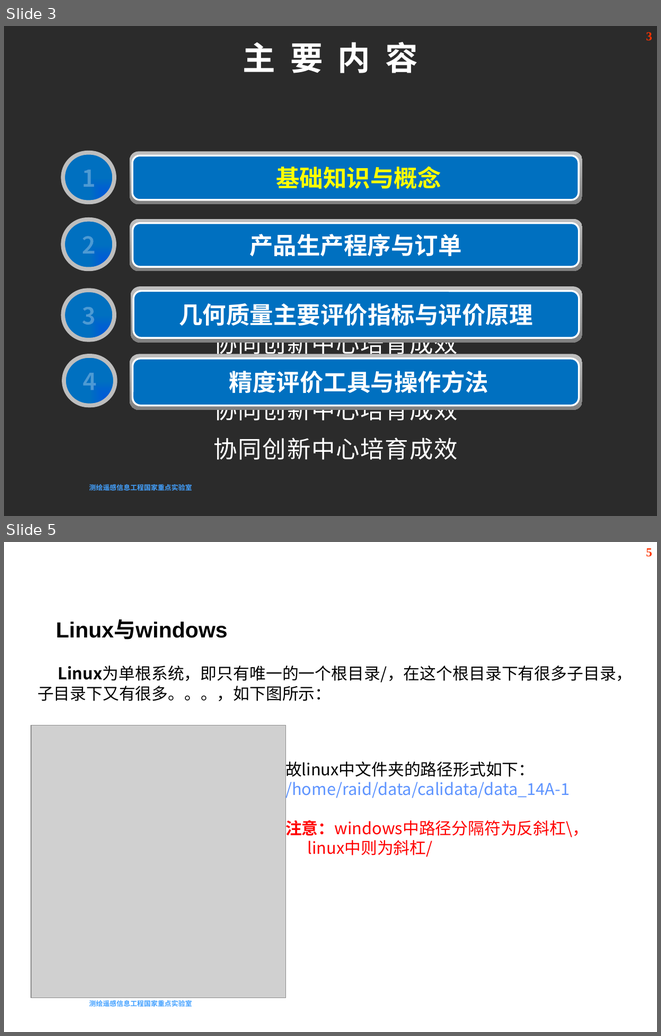
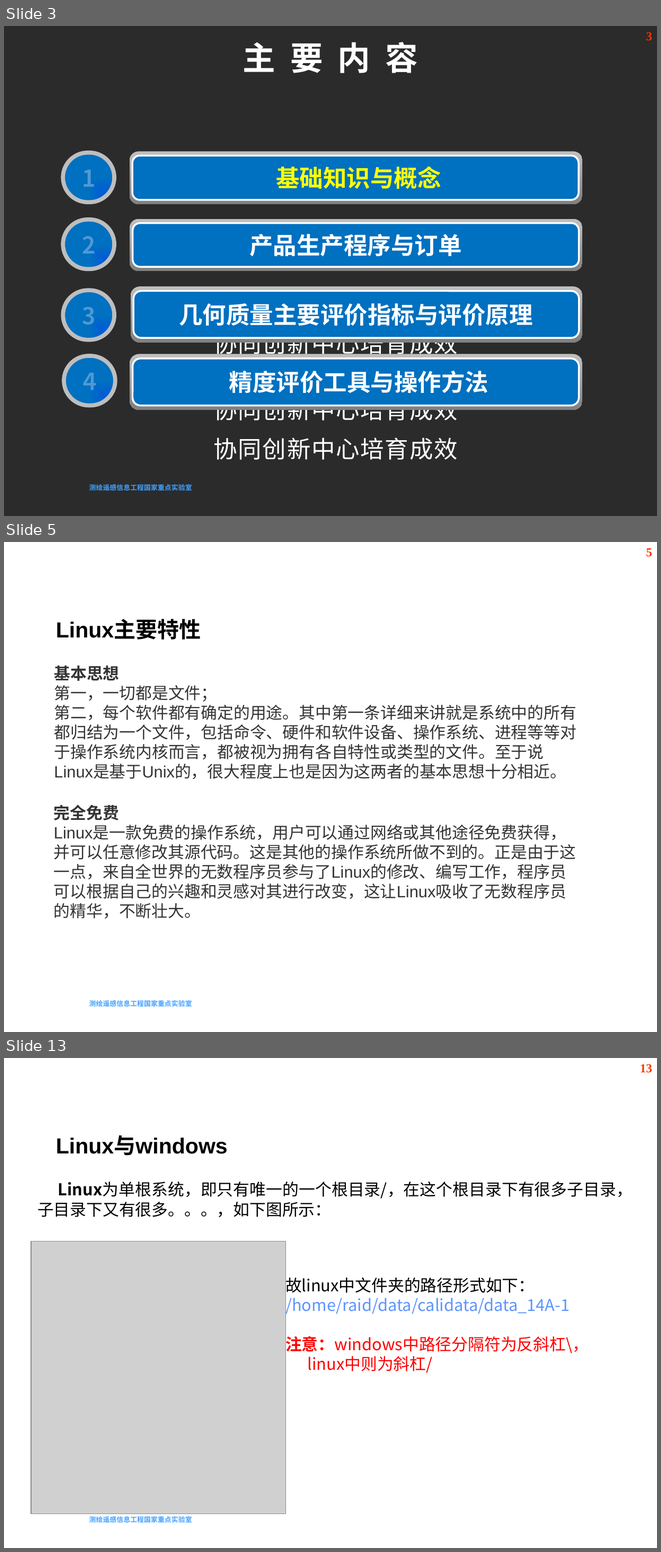
Before and after one commit to sugeryao/RSONE-Train-Material, a slide deck: 小组培训材料4--jzp.pptx. Shown one above the other, each under a label of ours: slides 3 and 5 before the commit, slides 3, 5 and 13 after it; the slides between them are not shown. The pictures are 661x1036 and 661x1552 pixels, drawn with LibreOffice and Linux fonts; fonts in the diff are those of the drawing; grey boxes stand for pictures; background and template pictures are left out; a plain dark background stands for a picture behind light text. Boxes give left, top, right and bottom in pixels: in the first picture for what was removed or moved away, otherwise in the second. Text is boxed around its words. In the diff, an @@ line names an element or a change of style, - is before the commit and + after.

```diff
--- a/小组培训材料4--jzp.pptx
+++ b/小组培训材料4--jzp.pptx
@@ slide 5 added at [4,542,657,1032], background picture (left out); not listed: 2 template elements that a slide beside it also shows @@
@@ text added at [4,544,657,597], 32 pt, text #FFFFFF, bold @@
+基础知识与概念
@@ text added at [56,620,201,640], 24 pt, text #000000, bold @@
+  Linux主要特性
@@ text added at [54,665,576,779], 18 pt, text #333333 @@
+基本思想
+第一，一切都是文件；
+第二，每个软件都有确定的用途。其中第一条详细来讲就是系统中的所有都归结为一个文件，包括命令、硬件和软件设备、操作系统、进程等等对于操作系统内核而言，都被视为拥有各自特性或类型的文件。至于说Linux是基于Unix的，很大程度上也是因为这两者的基本思想十分相近。
@@ text added at [54,804,576,918], 18 pt, text #333333 @@
+完全免费
+Linux是一款免费的操作系统，用户可以通过网络或其他途径免费获得，并可以任意修改其源代码。这是其他的操作系统所做不到的。正是由于这一点，来自全世界的无数程序员参与了Linux的修改、编写工作，程序员可以根据自己的兴趣和灵感对其进行改变，这让Linux吸收了无数程序员的精华，不断壮大。
@@ what was slide 5 is now slide 13 @@
@@ page number at [640,1064,652,1073]: text changed @@
-5
+13
```
Also in this commit, not shown: 3 slides changed, 8 other slides added.
